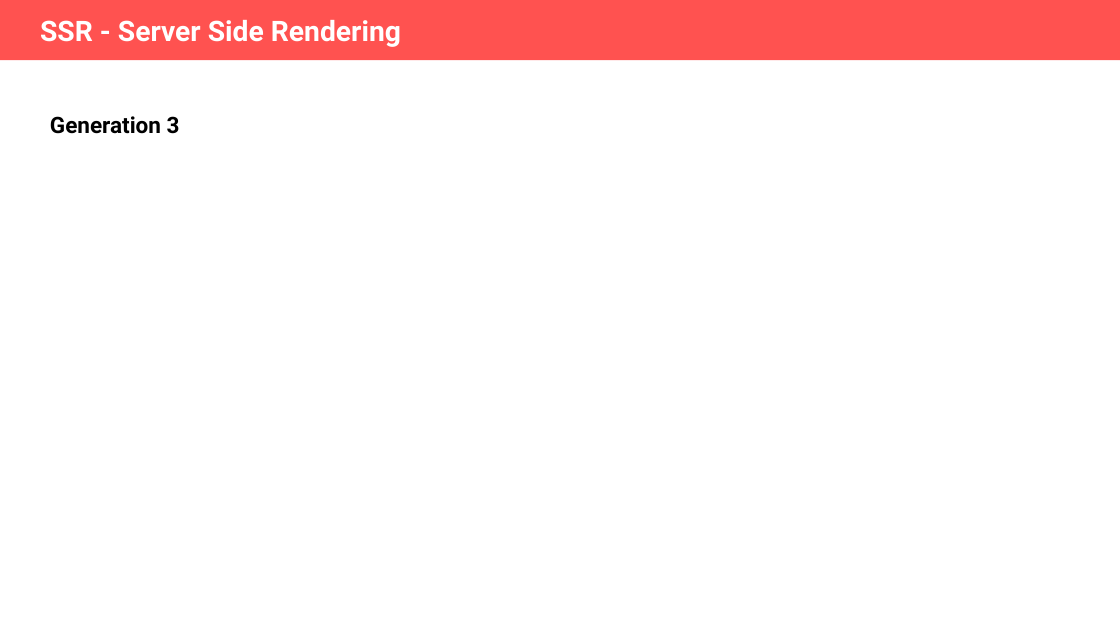
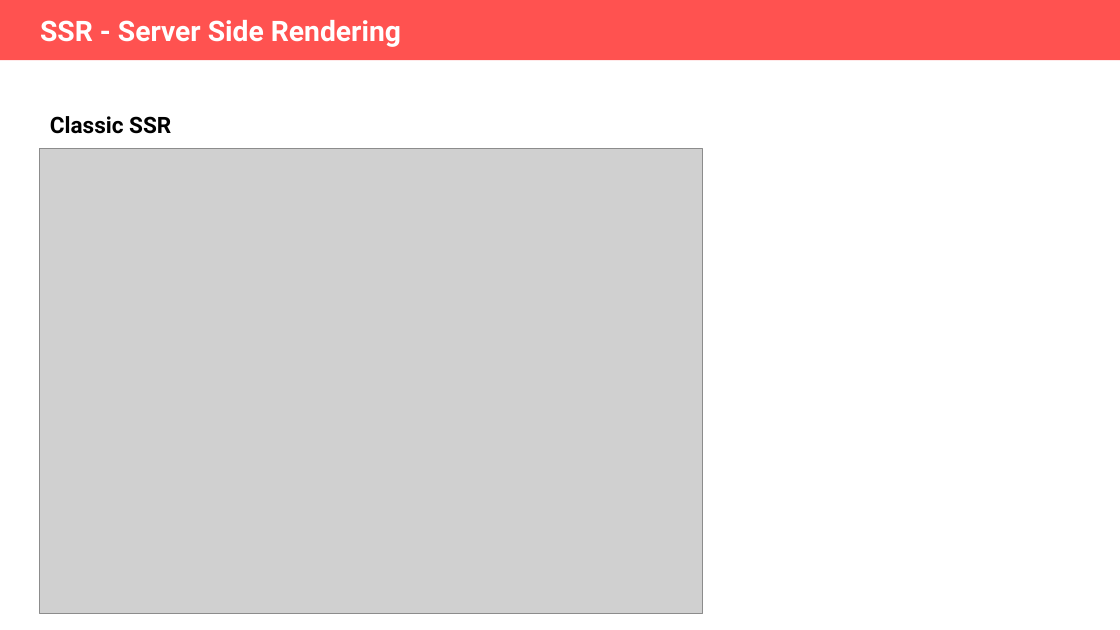
Before and after one commit to Theiaz/renderingpatterns, a slide deck: slide 15 of vortrag.odp (slide 12 before the commit). Drawn at 1120x630 pixels with LibreOffice and Linux fonts; fonts in the diff are those of the drawing; grey boxes stand for pictures. Boxes give left, top, right and bottom in pixels: in the first picture for what was removed or moved away, otherwise in the second. Text is boxed around its words. In the diff, an @@ line names an element or a change of style, - is before the commit and + after.

```diff
--- a/vortrag.odp
+++ b/vortrag.odp
@@ text at box(50, 116, 171, 134): text changed @@
-Generation 3
+Classic SSR
@@ picture added at box(40, 149, 702, 614) @@
```
Also in this commit, not shown: 2 other slides changed, 15 slides added, 2 other files.
